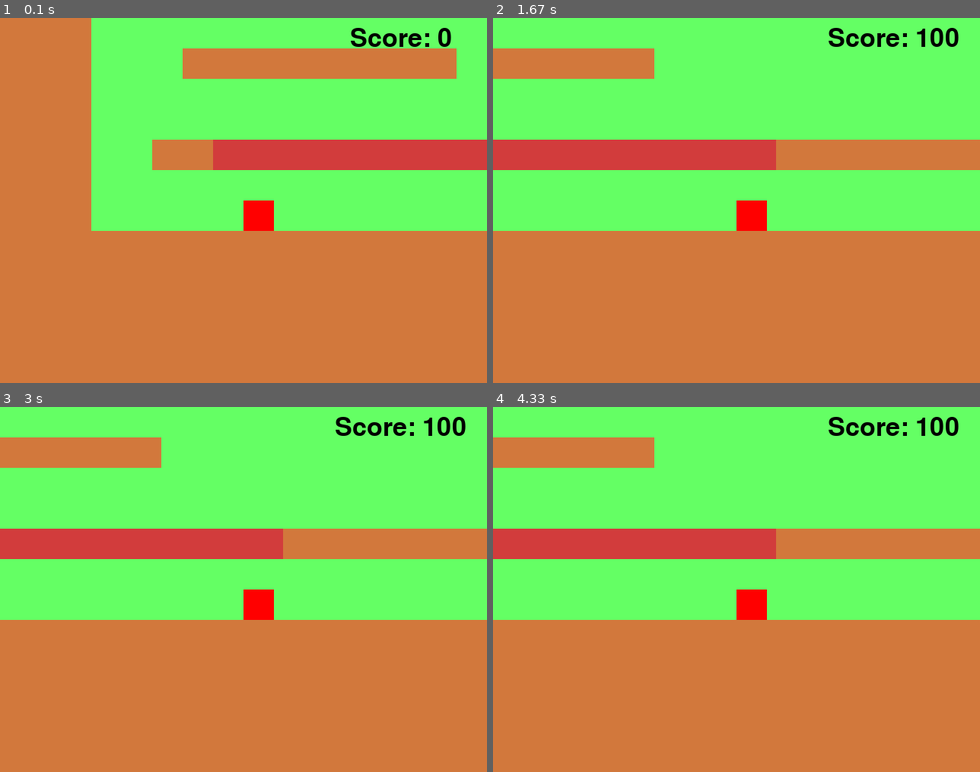
Above: before the commit, frames 1-4 (two rows, left to right).
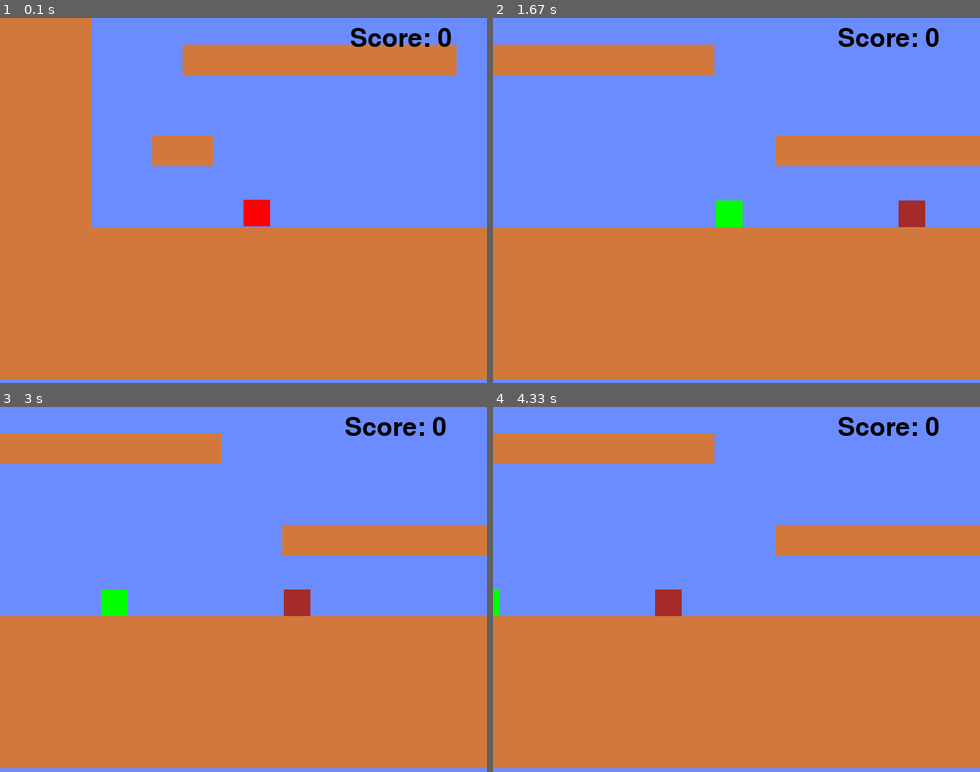
Above: after the commit, the same moments.

Repository: rhyllus/YLyceum_pygameProj
Game: pygame game, started from project_att1.py
Same seed, same stepped clock (60 frames per second), same inputs: the game is played once before the commit and once after it.
Inputs:
- Up to frame 1 (0.1 s): no input
- Up to frame 2 (1.67 s): hold Shift 0.33-0.8 s; hold Right 0.33-0.8 s; hold Right 0.83-1.3 s; hold Up 1.33-1.63 s
- Up to frame 3 (3 s): no input
- Up to frame 4 (4.33 s): no input

The runs differ from the first frame. In frame 1, 43% of the frame differs, in the area x 0-100%, y 0-100%; in frame 2, 54%; in frame 3, 54%; in frame 4, 54%.

Commit message:
huge update

Diff:
--- a/enemies.py
+++ b/enemies.py
@@ -10,25 +10,41 @@
         Sprite.__init__(self)
         self.last_state = 'left'
         self.state = 'left'
+        self.type = 'deadly'
+        self.name = 'g'
         self.vel_y = 0
         self.vel_x = 0
-        self.image = Surface((40, 40))
+        self.image = Surface((35, 35))
         self.image.fill(Color('Brown'))
-        self.rect = Rect(x, y, 40, 40)
+        self.rect = Rect(x, y, 35, 35)
 
     def update(self):
-        if self.state == 'left':
-            self.vel_x = -2
-            self.last_state = 'left'
-        if self.state == 'right':
-            self.vel_x = 2
-            self.last_state = 'right'
         if self.state == 'falling' and self.last_state == 'left':
             self.vel_y += 0.5
-            self.vel_x = -2
+            if self.type == 'deadly':
+                self.vel_x = -2
+            elif self.type == 'mv':
+                self.vel_x = -10
         if self.state == 'falling' and self.last_state == 'right':
             self.vel_y += 0.5
-            self.vel_x = 2
+            if self.type == 'deadly':
+                self.vel_x = 2
+            elif self.type == 'mv':
+                self.vel_x = 10
+        if self.type == 'deadly':
+            if self.state == 'left':
+                self.vel_x = -2
+                self.last_state = 'left'
+            if self.state == 'right':
+                self.vel_x = 2
+                self.last_state = 'right'
+        elif self.type == 'mv':
+            if self.state == 'left':
+                self.vel_x = -10
+                self.last_state = 'left'
+            if self.state == 'right':
+                self.vel_x = 10
+                self.last_state = 'right'
         self.rect.y += self.vel_y
 
     def move(self, platforms):
@@ -39,23 +55,50 @@
 
     def collision(self, vel_x, vel_y, platforms):
         for p in platforms:
-            if sprite.collide_rect(self, p):
+            if sprite.collide_rect(self, p[0]):
                 if vel_x > 0:
-                    self.rect.right = p.rect.left
+                    self.rect.right = p[0].rect.left
                     self.state = 'left'
                     self.last_state = 'left'
                     self.vel_x = 0
                 if vel_x < 0:
-                    self.rect.left = p.rect.right
+                    self.rect.left = p[0].rect.right
                     self.state = 'right'
                     self.last_state = 'right'
                     self.vel_x = 0
                 if vel_y > 0:
-                    self.rect.bottom = p.rect.top
+                    self.rect.bottom = p[0].rect.top
                     self.state = self.last_state
                     self.vel_y = 0
                 if vel_y < 0:
-                    self.rect.top = p.rect.bottom
+                    self.rect.top = p[0].rect.bottom
                     self.vel_y = 0
             else:
                 self.state = 'falling'
+
+
+class KoopaTroopa(Goomba):
+    def __init__(self, x, y):
+        Goomba.__init__(self, x, y)
+        self.name = 'k'
+        self.image.fill(Color('Green'))
+
+    def move(self, platforms):
+        self.update()
+        self.collision(0, self.vel_y, platforms)
+        self.rect.x += self.vel_x
+        self.collision(self.vel_x, 0, platforms)
+
+    def entity_collision(self, vel_x, entities):
+        for p in entities:
+            if sprite.collide_rect(self, p):
+                if vel_x > 0 and p.vel_y in (0, 0.5, 1):
+                    if p.type == 'deadly':
+                        p.type = 'dead'
+                    else:
+                        pass
+                if vel_x < 0 and p.vel_y in (0, 0.5, 1):
+                    if p.type == 'deadly':
+                        p.type = 'dead'
+                    else:
+                        pass
--- a/objects.py
+++ b/objects.py
@@ -1,5 +1,5 @@
 from pygame.sprite import Sprite
-from pygame import Surface
+from pygame import Surface, image
 from pygame import Color
 from pygame import Rect
 
@@ -11,9 +11,26 @@
         self.state = 'up'
         self.vel_y = 0
         self.vel_x = 0
+        self.moved = 0
+        self.original_y = y
         self.image = Surface((160, 20))
         self.image.fill(Color('Orange'))
         self.rect = Rect(x, y, 160, 20)
 
     def update(self):
-        self.rect.y -= 0.5
+        if self.rect.y == 40:
+            self.rect.y = 520
+            self.moved = 0
+        self.rect.y -= 1
+        self.moved += 1
+
+
+class CoinBox(Sprite):
+    def __init__(self, x, y, tile=None):
+        Sprite.__init__(self)
+        if tile is not None:
+            self.image = image.load(tile)
+        else:
+            self.image = Surface((40, 40))
+            self.image.fill((210, 60, 60))
+        self.rect = Rect(x, y, 40, 40)
--- a/player.py
+++ b/player.py
@@ -11,23 +11,35 @@
         Sprite.__init__(self)
         self.vel_x = 0
         self.vel_y = 0
-        self.image = Surface((40, 40))
+        self.camera = 0
+        self.image = Surface((35, 35))
         self.image.fill(Color('Red'))
-        self.rect = Rect(x, y, 40, 40)
+        self.rect = Rect(x, y, 35, 35)
+        self.death_pos = (0, 0)
         self.on_ground = False
+        self.direction = 'right'
+        self.state = 'regular'
+        self.platform_check = False
+        self.frame = 0
 
     def update(self, left, right, run):
         if left:
             self.vel_x -= 0.4
+            self.direction = 'left'
         if right:
             self.vel_x += 0.4
+            self.direction = 'right'
         if not left and not right:
+            if run:
+                rang = 5
+            else:
+                rang = 4
             if self.vel_x <= 0.4:
-                for i in range(4):
+                for i in range(rang):
                     if self.vel_x <= 0:
                         self.vel_x += 0.4
             elif self.vel_x >= 0.4:
-                for i in range(4):
+                for i in range(rang):
                     if self.vel_x >= 0:
                         self.vel_x -= 0.4
             else:
@@ -36,42 +48,91 @@
             self.vel_x = 7
         elif self.vel_x < -7 and not run:
             self.vel_x = -7
-        elif self.vel_x > 10 and run:
-            self.vel_x = 10
-        elif self.vel_x < -10 and run:
-            self.vel_x = -10
+        elif self.vel_x > 11 and run:
+            self.vel_x = 11
+        elif self.vel_x < -11 and run:
+            self.vel_x = -11
         if not self.on_ground:
             self.vel_y += 0.5
         else:
             self.vel_y = 0
 
-    def move(self, platforms, score):
+    def move(self, platforms, score, entities):
         self.rect.y += self.vel_y
         platforms, score = self.collision(0, self.vel_y, platforms, score)
         self.rect.x += self.vel_x
         platforms, score = self.collision(self.vel_x, 0, platforms, score)
-        return platforms, score
+        self.entity_collision(self.vel_x, self.vel_y, entities)
+        camera = (-self.rect.x + 320, -self.rect.y + 240)
+        return platforms, score, camera
 
     def collision(self, vel_x, vel_y, platforms, score):
         for p in platforms:
             if sprite.collide_rect(self, p[0]):
-                if vel_x > 0:
+                if vel_x > 0 and p[1] != 'p':
                     self.rect.right = p[0].rect.left
                     self.vel_x = 0
-                if vel_x < 0:
+                if vel_x < 0 and p[1] != 'p':
                     self.rect.left = p[0].rect.right
                     self.vel_x = 0
                 if vel_y > 0:
                     self.rect.bottom = p[0].rect.top
                     self.on_ground = True
                     self.vel_y = 0
-                if vel_y < 0:
+                if vel_y < 0 and p[1] != 'p':
                     self.rect.top = p[0].rect.bottom
                     self.vel_y = 0
-                if p[1] == 's' and vel_y < 0:
-                    if p[2] == 1:
-                        score += 100
-                        platforms[platforms.index(p)] = (p[0], p[1], 0)
-            else:
-                self.on_ground = False
+                    if p[1] == 's' and vel_y < 0:
+                        if p[2] == 1:
+                            score += 100
+                            platforms[platforms.index(p)] = (p[0], p[1], 0)
+        else:
+            self.on_ground = False
         return platforms, score
+
+    def entity_collision(self, vel_x, vel_y, entities):
+        for p in entities:
+            if sprite.collide_rect(self, p):
+                if vel_y > 0:
+                    if p.type in ('deadly', 'hid', 'mv') and self.state == 'regular' and self.vel_y not in (0, 0.5, 1):
+                        self.vel_y -= 15
+                        if p.name == 'g':
+                            p.type = 'dead'
+                        elif p.name == 'k' and p.type == 'deadly':
+                            p.type = 'hid'
+                            p.vel_x = 0
+                        else:
+                            if self.direction == 'left':
+                                p.vel_x -= 10
+                                p.state = 'left'
+                            else:
+                                p.vel_x += 10
+                                p.state = 'right'
+                            p.type = 'mv'
+                if vel_y < 0:
+                    if p.type == 'deadly':
+                        self.state = 'dead'
+                        self.death_pos = (self.rect.x, self.rect.y)
+                if vel_x > 0:
+                    if p.type in ('deadly', 'mv') and self.vel_y in (0, 0.5, 1):
+                        self.state = 'dead'
+                        self.death_pos = (self.rect.x, self.rect.y)
+                    else:
+                        pass
+                if vel_x < 0:
+                    if p.type in ('deadly', 'mv') and self.vel_y in (0, 0.5, 1):
+                        self.state = 'dead'
+                        self.death_pos = (self.rect.x, self.rect.y)
+                    else:
+                        pass
+
+    def death_animation(self):
+        if self.frame == 0:
+            self.vel_y -= 15
+            self.rect.x, self.rect.y = self.death_pos[0], self.death_pos[1]
+        if self.frame > 1:
+            self.vel_y += 1.35
+            self.rect.y += self.vel_y
+        if self.frame == 30:
+            print('a')
+        self.frame += 1
--- a/project_att1.py
+++ b/project_att1.py
@@ -1,11 +1,17 @@
 import pygame
 from player import Player
+from objects import CoinBox, MovingPlatform
+from enemies import Goomba, KoopaTroopa
 
 size_w = (640, 480)
 size_lv = (2800, 2800)
 window = pygame.display.set_mode(size_w)
 screen = pygame.Surface(size_lv)
 running = True
+camera_border_x_left = 0
+camera_border_x_right = 0
+camera_border_y_up = 0
+camera_border_y_down = 0
 pygame.init()
 
 
@@ -20,18 +26,8 @@
         self.rect = pygame.Rect(x, y, 40, 40)
 
 
-class CoinBox(pygame.sprite.Sprite):
-    def __init__(self, x, y, tile=None):
-        pygame.sprite.Sprite.__init__(self)
-        if tile is not None:
-            self.image = pygame.image.load(tile)
-        else:
-            self.image = pygame.Surface((40, 40))
-            self.image.fill((210, 60, 60))
-        self.rect = pygame.Rect(x, y, 40, 40)
-
-
 def build_stage(level):
+    global camera_border_x_left, camera_border_y_up, camera_border_x_right, camera_border_y_down
     x = 0
     y = 0
     for i in level:
@@ -40,39 +36,70 @@
                 pl = Platform(x, y)
                 objects.append((pl, '1'))
                 entities.add(pl)
-            if j == 's':
+            elif j == 's':
                 pl = CoinBox(x, y)
                 objects.append((pl, 's', 1))
                 entities.add(pl)
+            elif j == 'p':
+                pl = MovingPlatform(x, y)
+                objects.append((pl, 'p', 1))
+                entities.add(pl)
+            elif j == 'g':
+                pl = Goomba(x, y)
+                enemies.append(pl)
+                entities.add(pl)
+            elif j == 'k':
+                pl = KoopaTroopa(x, y)
+                enemies.append(pl)
+                entities.add(pl)
+            elif j == 'X':
+                camera_border_x_left = x
+            elif j == 'Y':
+                camera_border_y_up = y
+            elif j == 'x':
+                camera_border_x_left = x
+            elif j == 'y':
+                camera_border_y_down = y
+
             x += 40
         y += 40
         x = 0
 
 
+def platform_update(objs):
+    for obj in objs:
+        if obj[1] == 'p':
+            obj[0].update()
+    return objs
+
+
 objects = []
-level = ['1111111111111111111111111111111111111111',
-         '1111111111111111111111111111111111111111',
-         '111111..........................11111111',
-         '111111..........................11111111',
-         '111111..........................11111111',
-         '111111..........................11111111',
-         '111111...111111111..............11111111',
-         '111111..........................11111111',
-         '111111..........................11111111',
-         '111111..11ssssssssssss111111111.11111111',
-         '111111..........................11111111',
-         '111111..........................11111111',
-         '1111111111111111111111111111111111111111',
-         '1111111111111111111111111111111111111111',
-         '1111111111111111111111111111111111111111',
-         '1111111111111111111111111111111111111111',
-         '1111111111111111111111111111111111111111'
+enemies = []
+level = ['1111111111111111111111111111111111....111111111111',
+         '1111111111111111111111111111111111....111111111111',
+         '111111....................................11111111',
+         '111111............................p.......11111111',
+         '111111....................................11111111',
+         '111111....................................11111111',
+         '111111...111111111................p.......11111111',
+         '111111....................................11111111',
+         '111111....................................11111111',
+         '111111..11..........11111111111...p.......11111111',
+         '111111.................k.....g............11111111',
+         '111111....................................11111111',
+         '1111111111111111111111111111111111p...111111111111',
+         '1111111111111111111111111111111111....111111111111',
+         '1111111111111111111111111111111111....111111111111',
+         '1111111111111111111111111111111111p...111111111111',
+         '1111111111111111111111111111111111....111111111111'
          ]
 
 player = Player(440, 440)
 entities = pygame.sprite.Group()
 entities.add(player)
 score = 0
+current = ''
+camera = (0, 0)
 font = pygame.font.SysFont(None, 50)
 build_stage(level)
 left = right = jump = run = False
@@ -81,34 +108,47 @@
     for event in pygame.event.get():
         if event.type == pygame.QUIT:
             running = False
-        if event.type == pygame.KEYDOWN:
-            if event.key == pygame.K_LEFT:
-                left = True
-            if event.key == pygame.K_RIGHT:
-                right = True
-            if event.key == 304:
-                run = True
-            if event.key == pygame.K_UP:
-                if abs(player.vel_y) in [0, 0.5, 1]:
-                    player.vel_y -= 12
-                    player.on_ground = False
-        if event.type == pygame.KEYUP:
-            if event.key == pygame.K_LEFT:
-                left = False
-            if event.key == pygame.K_RIGHT:
-                right = False
-            if event.key == 304:
-                run = False
-    screen.fill((100, 255, 100))
-    player.update(left, right, run)
-    objects, score = player.move(objects, score)
+        if player.state == 'regular':
+            if event.type == pygame.KEYDOWN:
+                if event.key == pygame.K_LEFT:
+                    left = True
+                if event.key == pygame.K_RIGHT:
+                    right = True
+                if event.key == 304:
+                    run = True
+                if event.key == pygame.K_UP:
+                    if abs(player.vel_y) in [0, 0.5, 1]:
+                        player.vel_y -= 12
+                        player.on_ground = False
+            if event.type == pygame.KEYUP:
+                if event.key == pygame.K_LEFT:
+                    left = False
+                if event.key == pygame.K_RIGHT:
+                    right = False
+                if event.key == 304:
+                    run = False
+    screen.fill((107, 140, 255))
+    objects = platform_update(objects)
+    for enemy in enemies:
+        if enemy.type == 'dead':
+            entities.remove(enemy)
+        else:
+            enemy.move(objects)
+            if enemy.type == 'mv':
+                enemy.entity_collision(enemy.vel_x, enemies)
     entities.draw(screen)
+    if player.state == 'dead':
+        player.death_animation()
+    else:
+        objects, score, camera = player.move(objects, score, enemies)
+        player.update(left, right, run)
     text_str = 'Score: {}'.format(score)
     text = font.render(text_str, 1, (0, 0, 0))
-    text_x = player.rect.x + 150 - len(str(score)) * 10
-    text_y = player.rect.y - 230
+    if player.state != 'dead':
+        text_x = player.rect.x + 150 - len(str(score)) * 10
+        text_y = player.rect.y - 230
     screen.blit(text, (text_x, text_y))
-    window.blit(screen, (-player.rect.x + 320, -player.rect.y + 240))
+    window.blit(screen, camera)
     clock.tick(60)
     pygame.display.flip()
 
